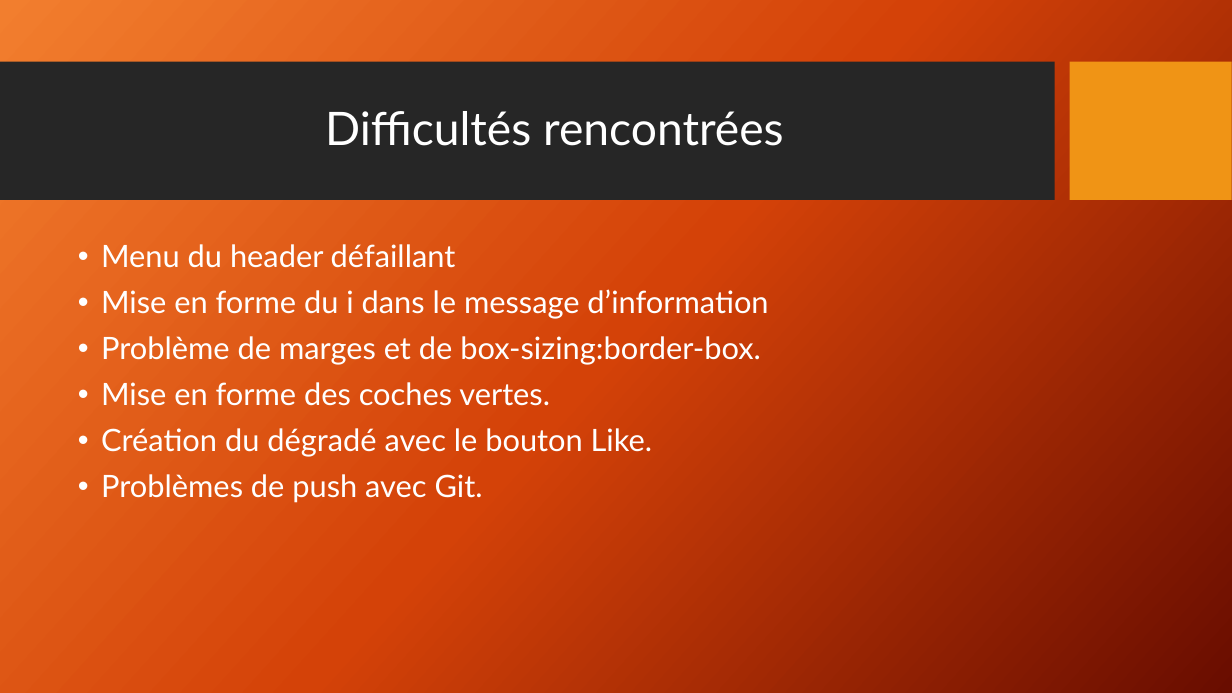
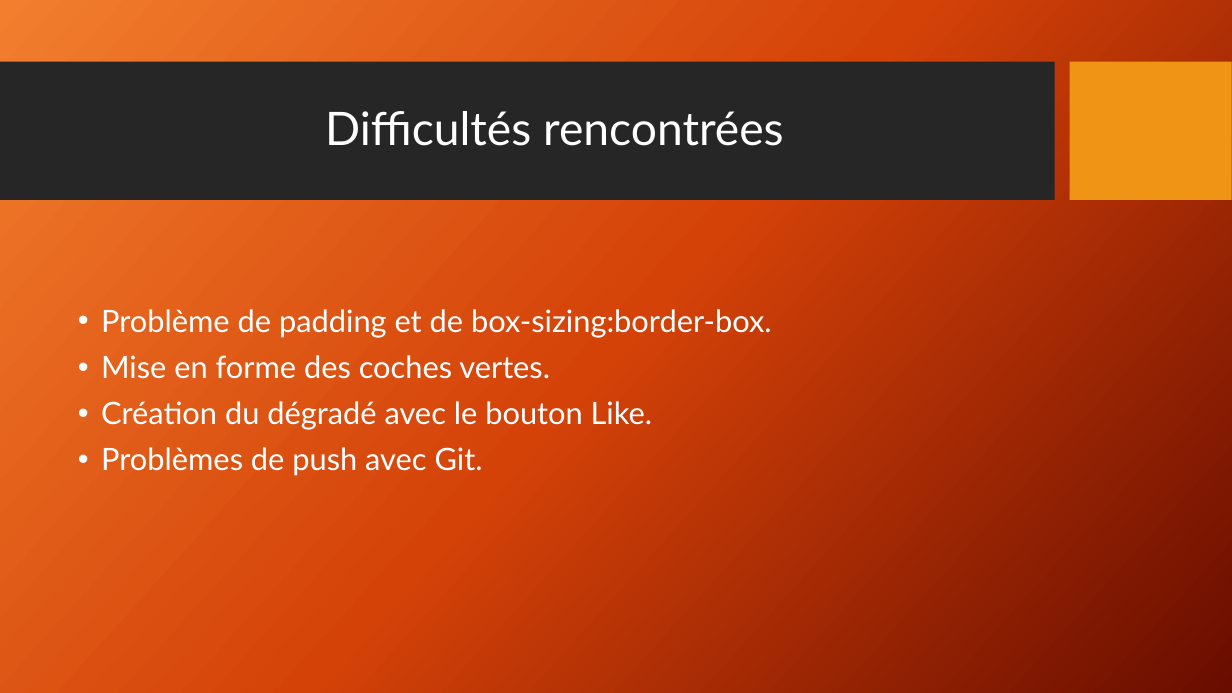
Before and after one commit to JulienRebillon/OP-P3, a slide deck: slide 18 of Présentation Projet 3.pptx (slide 19 before the commit). Drawn at 1232x693 pixels with LibreOffice and Linux fonts; fonts in the diff are those of the drawing; background and template pictures are left out. Boxes give left, top, right and bottom in pixels: in the first picture for what was removed or moved away, otherwise in the second. Text is boxed around its words. In the diff, an @@ line names an element or a change of style, - is before the commit and + after.

```diff
--- a/Présentation Projet 3.pptx
+++ b/Présentation Projet 3.pptx
@@ text "Problème de padding et de ...": place and size @@
-text "Problème de padding et de ..." at box(101, 244, 768, 503)
+text "Problème de padding et de ..." at box(101, 309, 772, 476)
@@ text at box(101, 309, 772, 338): text changed @@
-• Menu du header défaillant
-• Mise en forme du i dans le message d’information
-• Problème de marges et de box-sizing:border-box.
+• Problème de padding et de box-sizing:border-box.
```
Also in this commit, not shown: 4 other slides changed, 1 slide added, 2 slides removed, 4 other files.
